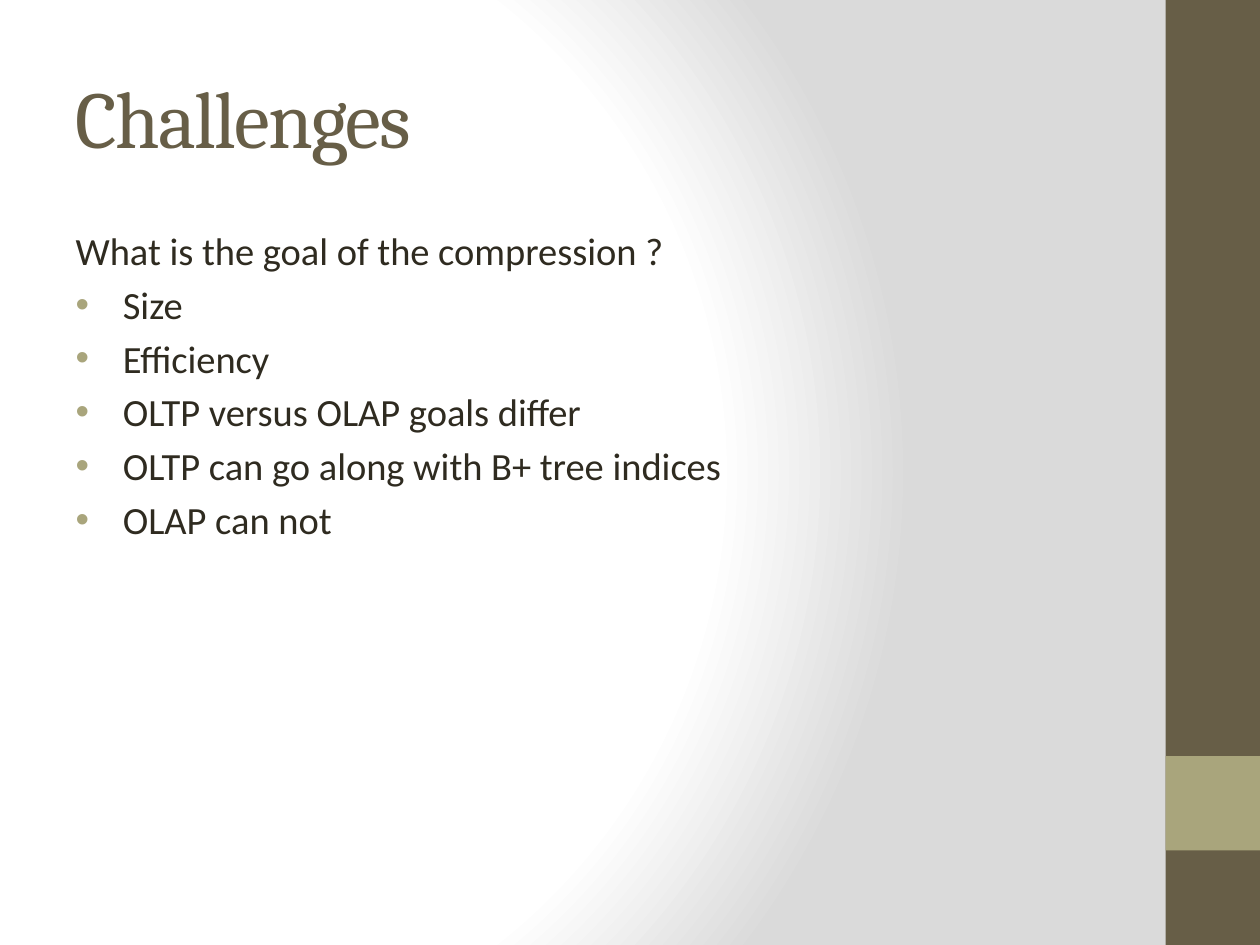
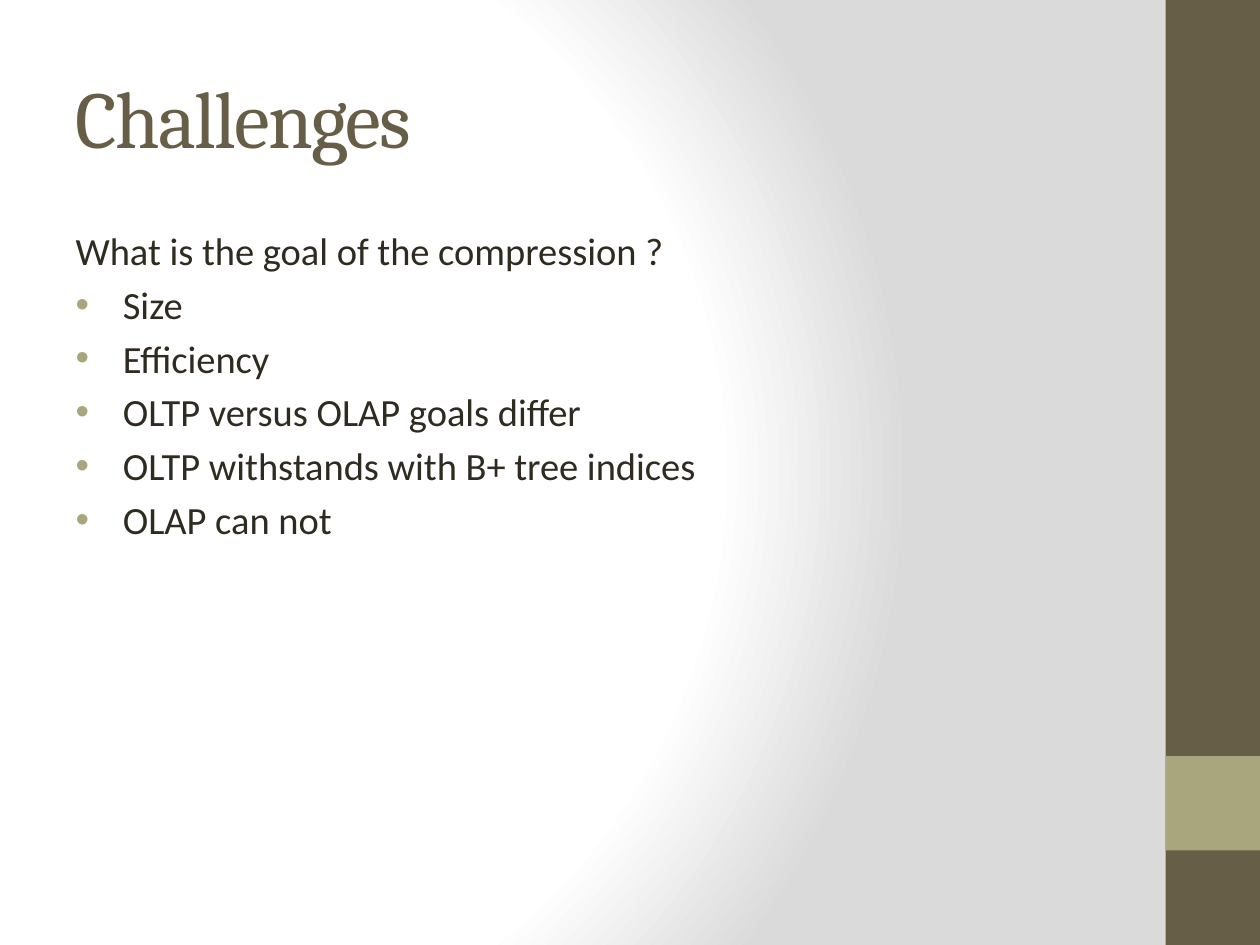
Before and after one commit to Dzess/DMARF, a slide deck: slide 7 of presentation/bitmap-compression/bitmap-index-compression.pptx. Drawn at 1260x945 pixels with LibreOffice and Linux fonts; fonts in the diff are those of the drawing. Boxes give left, top, right and bottom in pixels: in the first picture for what was removed or moved away, otherwise in the second. Text is boxed around its words. In the diff, an @@ line names an element or a change of style, - is before the commit and + after.

```diff
--- a/presentation/bitmap-compression/bitmap-index-compression.pptx
+++ b/presentation/bitmap-compression/bitmap-index-compression.pptx
@@ text at <box>123,453,695,481</box>: text changed @@
-• OLTP can go along with B+ tree indices
+• OLTP withstands with B+ tree indices
```
Also in this commit, not shown: 2 other slides changed, 8 slides added, 3 slides removed.
